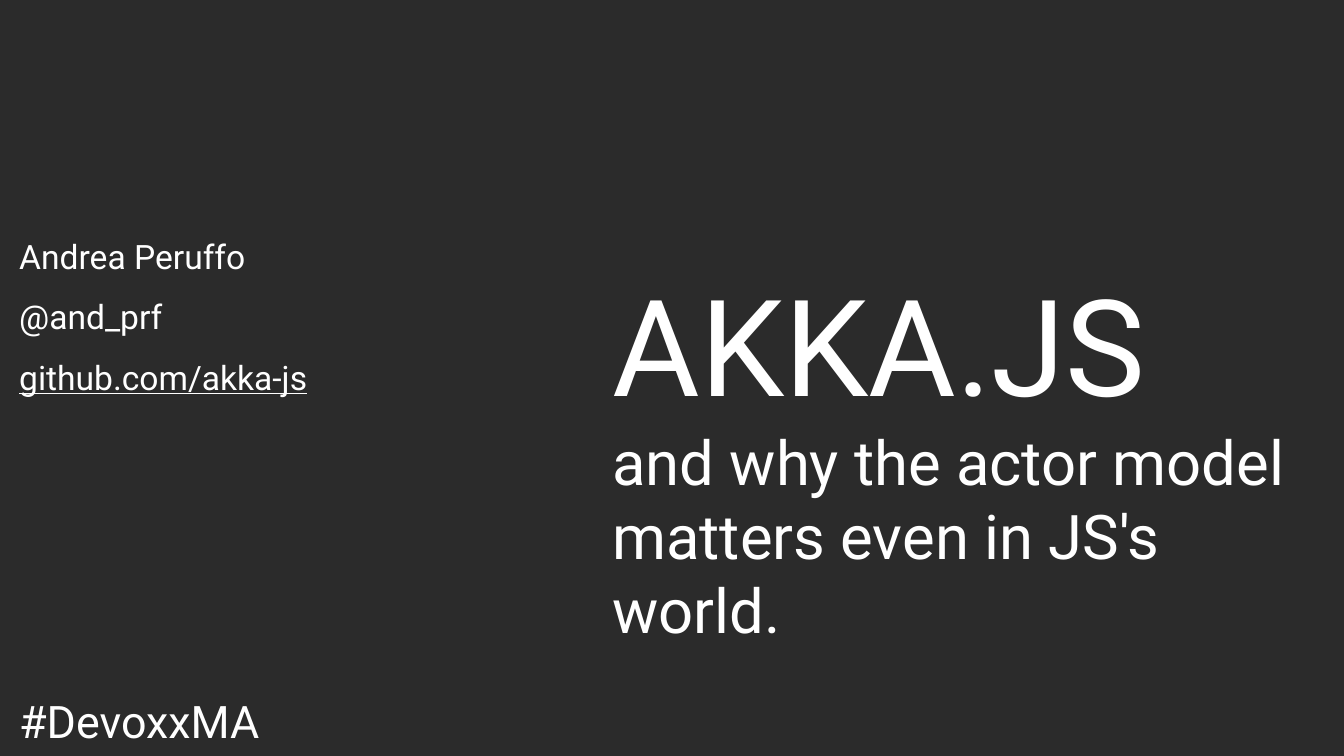
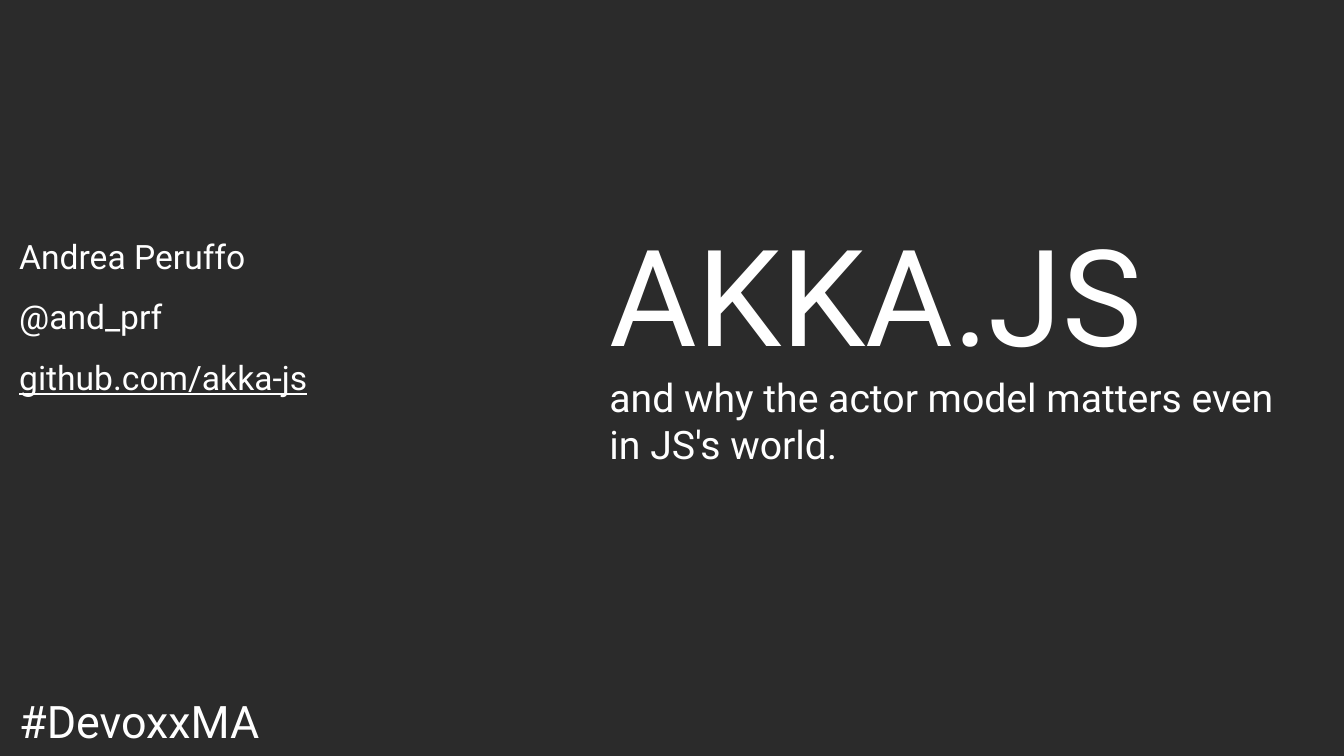
Before and after one commit to andreaTP/ajs_demo, a slide deck: slide 1 of slide_reveal/slides.pptx. Drawn at 1344x756 pixels with LibreOffice and Linux fonts; fonts in the diff are those of the drawing; background and template pictures are left out; a plain dark background stands for a picture behind light text. Boxes give left, top, right and bottom in pixels: in the first picture for what was removed or moved away, otherwise in the second. Text is boxed around its words. In the diff, an @@ line names an element or a change of style, - is before the commit and + after.

```diff
--- a/slide_reveal/slides.pptx
+++ b/slide_reveal/slides.pptx
@@ text at (609,249,1274,460): text changed; size 44 to 28 pt @@
-AKKA.JS
-and why the actor model matters even in JS's world.
+AKKA.JS
+and why the actor model matters even in JS's world.
```
Also in this commit, not shown: 1 other slide changed, 3 other files.
